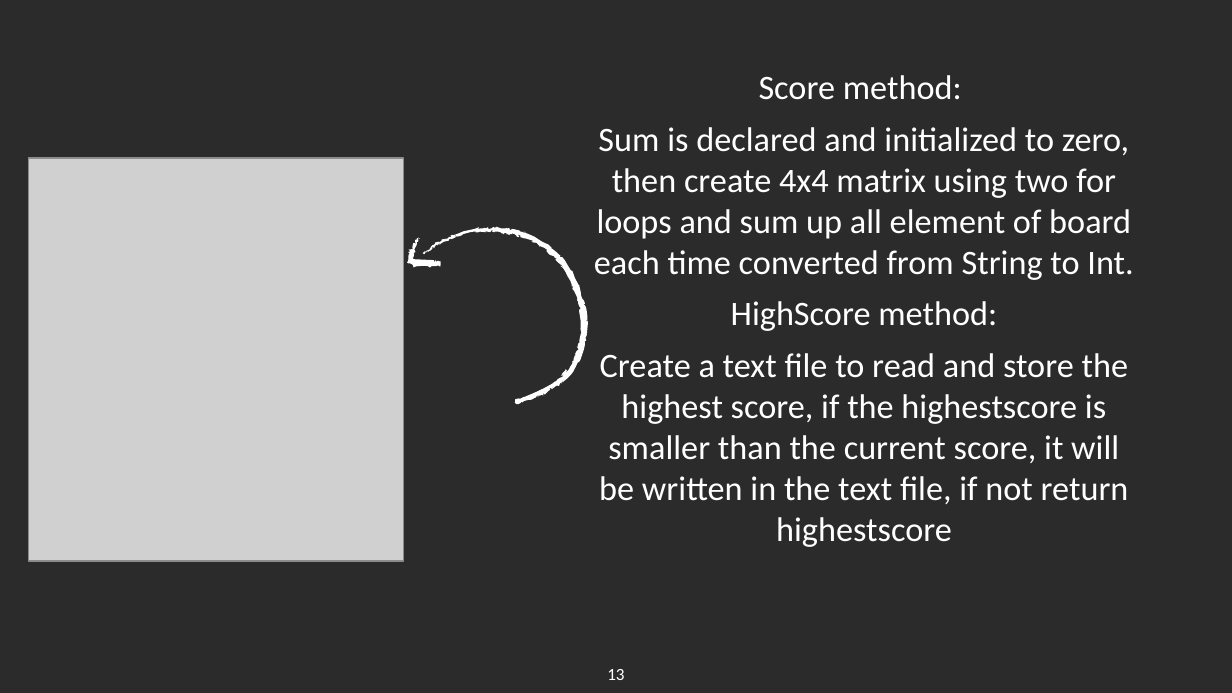
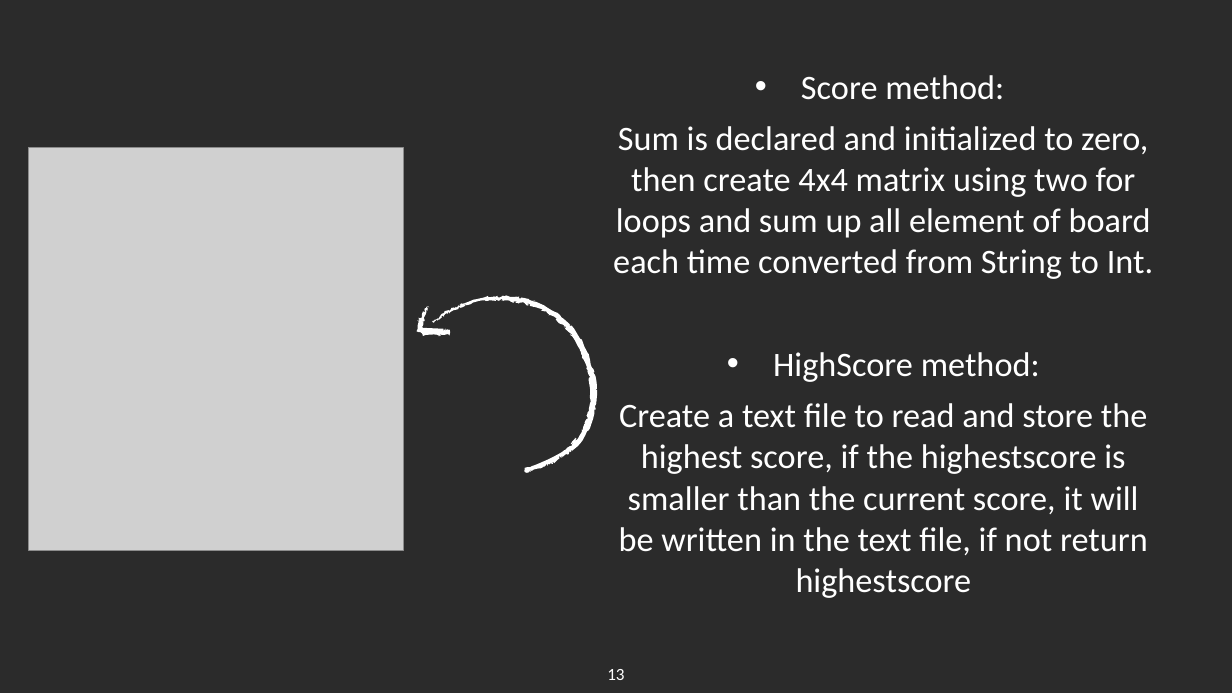
Before and after one commit to serema12/2048-Game, a slide deck: slide 13 of DSA_Presentation.pptx. Drawn at 1232x693 pixels with LibreOffice and Linux fonts; fonts in the diff are those of the drawing; grey boxes stand for pictures; background and template pictures are left out; a plain dark background stands for a picture behind light text. Boxes give left, top, right and bottom in pixels: in the first picture for what was removed or moved away, otherwise in the second. Text is boxed around its words. In the diff, an @@ line names an element or a change of style, - is before the commit and + after.

```diff
--- a/DSA_Presentation.pptx
+++ b/DSA_Presentation.pptx
@@ subtitle "Score method:" moved from (x1=594, y1=75, x2=1133, y2=504) to (x1=613, y1=75, x2=1153, y2=598) @@
@@ subtitle at (x1=773, y1=75, x2=1040, y2=382): bullet none to • @@
@@ picture moved from (x1=28, y1=158, x2=403, y2=561) to (x1=28, y1=148, x2=403, y2=551) @@
@@ freeform shape moved from (x1=403, y1=186, x2=624, y2=414) to (x1=413, y1=255, x2=634, y2=483) @@
@@ freeform shape moved from (x1=399, y1=236, x2=444, y2=282) to (x1=409, y1=305, x2=453, y2=351) @@
```
Also in this commit, not shown: 3 other slides changed, 1 slide added, 1 slide removed.
